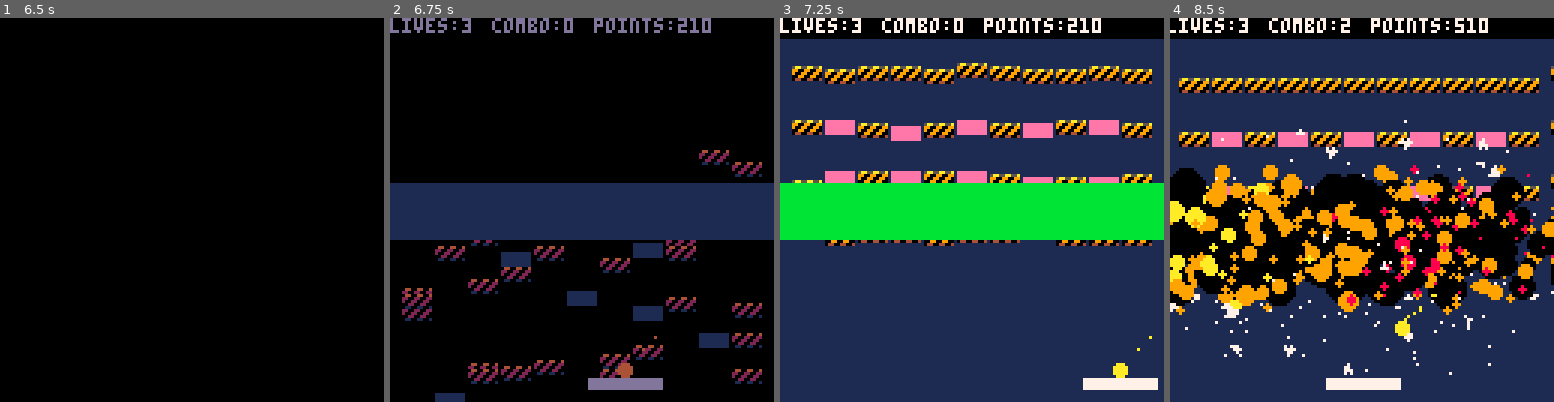
Above: before the commit, frames 1-4 (left to right).
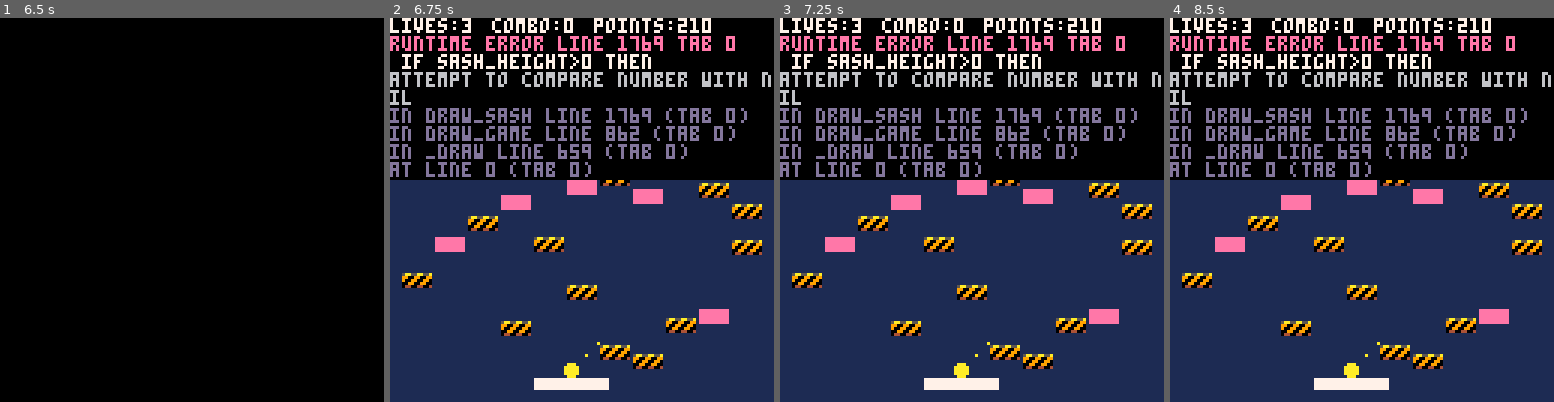
Above: after the commit, the same moments.

Repository: CaseyNord/Pico-8-Hero
Game: PICO-8 cartridge mybreakout.p8
Two runs of this game, one before a commit and one after it. Both use one fixed random seed, a clock stepped at 60 frames per second and the inputs below.
Inputs:
- Up to frame 1 (6.5 s): tap X (X key) at 0.33, 1.07, 1.85, 2.97, 4.08, 5.2, 6.32 s; tap O (Z key) at 0.7, 1.7, 2.1, 2.5, 2.9, 3.3, 3.7, 4.1, 4.5, 4.9, 5.3, 5.7, 6.1 s; hold Right 1.6-2.1 s; hold Up 2.15-2.42 s; hold Right 2.47-3.03 s; hold Left 3.08-3.58 s; hold Down 3.63-3.97 s; hold Right 4.02-4.68 s; hold Up 4.73-5.03 s; hold Left 5.08-5.68 s; hold Down 5.73-6.03 s; hold Right from 6.08 s (still down)
- Up to frame 2 (6.75 s): tap O (Z key) at 6.5 s; release Right at 6.58 s; hold Right from 6.63 s (still down)
- Up to frame 3 (7.25 s): tap O (Z key) at 6.9 s; release Right at 7.13 s; hold Up from 7.18 s (still down)
- Up to frame 4 (8.5 s): tap O (Z key) at 7.3, 7.7, 8.1 s; tap X (X key) at 7.43 s; release Up at 7.45 s; hold Right 7.5-8.07 s; hold Left from 8.12 s (still down)

Frame 1 is identical in both runs. In frame 2, 53% of the frame differs, in the area x 0-100%, y 0-100%; in frame 3, 56%; in frame 4, 68%, in the area x 0-100%, y 0-97%.
Error after the commit: runtime error line 1769 tab 0; if sash_height>0 then; attempt to compare number with nil

Commit message:
fixing spelling errors

Diff:
--- a/mybreakout.p8
+++ b/mybreakout.p8
@@ -65,7 +65,7 @@
 
 	--sash
 	sash_height=0
-	sash__target_height=0
+	sash_target_height=0
 	sash_color=8
 	sash_text=""
 	sash_visible=false
@@ -1743,7 +1743,7 @@
 
 function show_sash(_text,_color)
 	sash_height=0
-	sash__target_height=9
+	sash_target_height=9
 	sash_color=_color
 	sash_text=_text
 	sash_frames=0
@@ -1754,13 +1754,13 @@
 	if sash_visible then
 		sash_frames+=1
 		--animate width
-		sash_height+=(sash__target_height-sash_height)*0.5
-		if abs(sash__target_height-sash_height)<0.3 then
-			sash_height=sash__target_height
+		sash_height+=(sash_target_height-sash_height)*0.5
+		if abs(sash_target_height-sash_height)<0.3 then
+			sash_height=sash__arget_height
 		end
 		--unanimate sash
 		if sash_frames>60 then
-			sash__target_height=0
+			sash_target_height=0
 		end
 		if sash_frames>90 then
 			sash_visible=false
